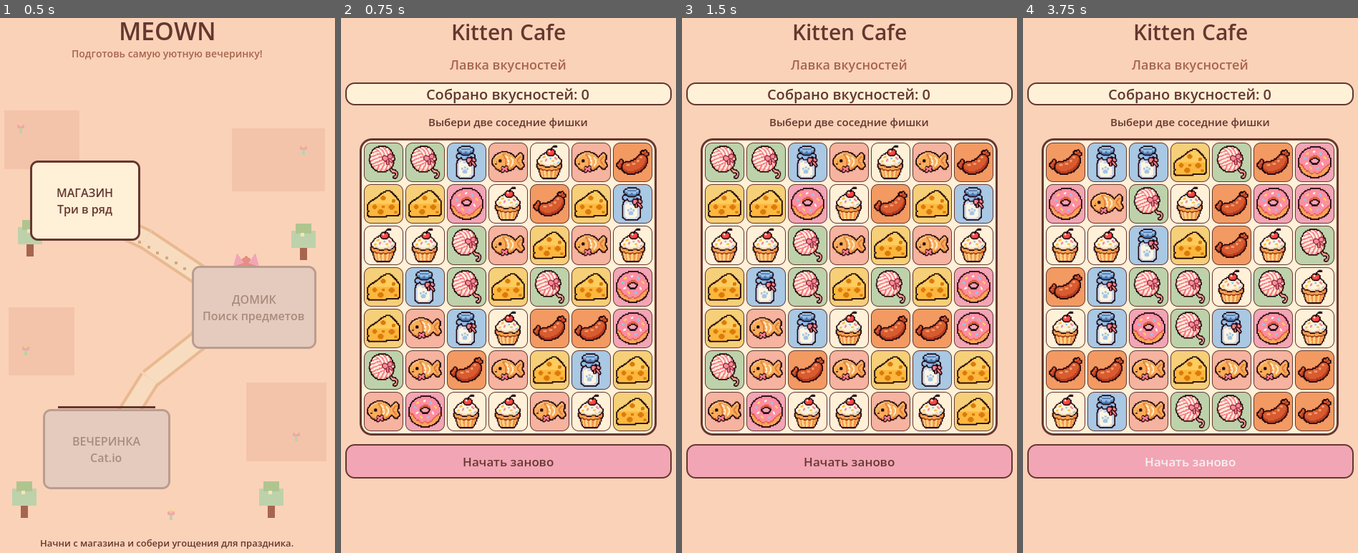
Above: before the commit, frames 1-4 (left to right).
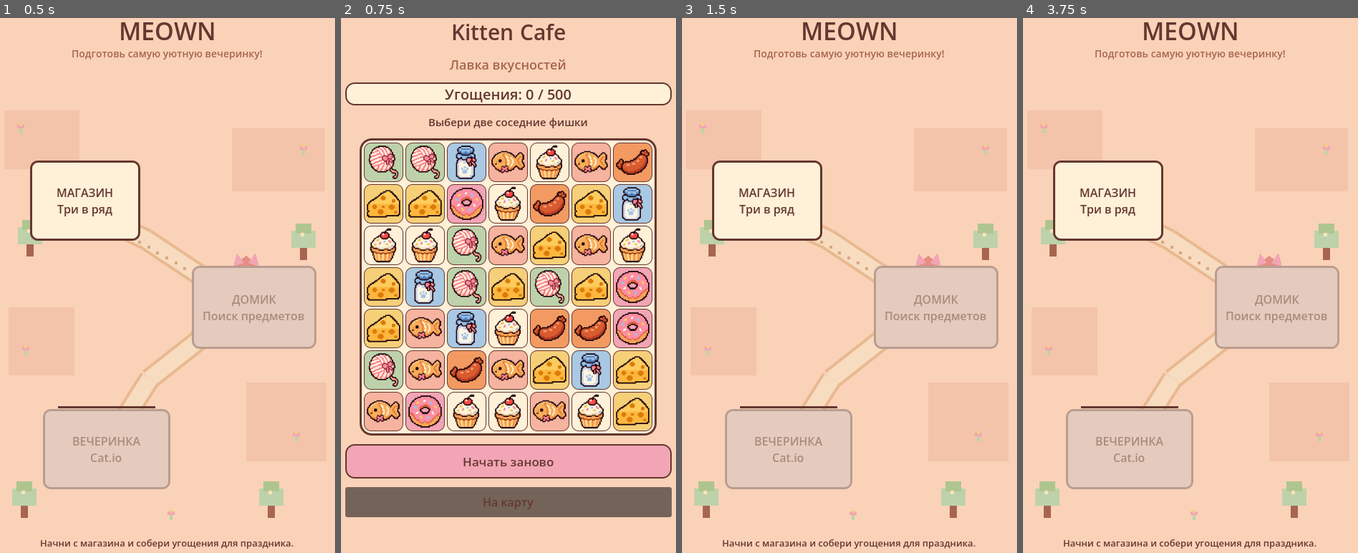
Above: after the commit, the same moments.

Repository: ArinaPig/Meown
Game: Godot game, scene res://scenes/map/WorldMap.tscn
Same seed, same stepped clock (60 frames per second), same inputs: the game is played once before the commit and once after it.
Inputs (mouse positions are in pixels of both pictures, inside the frame that each line leads up to):
- Up to frame 1 (0.5 s): no input
- Up to frame 2 (0.75 s): click "МАГАЗИН Три в ряд" at 0.5 s
- Up to frame 3 (1.5 s): click (849, 499) at 1.25 s, where only the run after the commit has a clickable "На карту"
- Up to frame 4 (3.75 s): click (1190, 462) at 2 s, where only the run before the commit has a clickable "Начать заново"; click (1190, 462) at 2.75 s, where only the run before the commit has a clickable "Начать заново"; click (1190, 462) at 3.5 s, where only the run before the commit has a clickable "Начать заново"

Frame 1 is identical in both runs. In frame 2, 6.0% of the frame differs, in the area x 1-99%, y 13-94%; in frame 3, 60%; in frame 4, 60%, in the area x 1-99%, y 0-100%.

Commit message:
Connect match-three completion to story map

Diff:
--- a/scenes/minigames/match3/Match3.gd
+++ b/scenes/minigames/match3/Match3.gd
@@ -5,6 +5,7 @@
 # Управление: выберите две соседние фишки.
 
 const BOARD_SIZE := 7
+const SHOP_GOAL := 500
 const TILE_TEXTURES: Array[Texture2D] = [
 	preload("res://assets/minigames/match3/fish.png"),
 	preload("res://assets/minigames/match3/milk.png"),
@@ -147,6 +148,14 @@
 	restart.pressed.connect(_new_game)
 	layout.add_child(restart)
 
+	var map_button := Button.new()
+	map_button.text = "На карту"
+	map_button.custom_minimum_size = Vector2(0, 42)
+	map_button.add_theme_font_size_override("font_size", 16)
+	map_button.add_theme_color_override("font_color", CAFE_BROWN)
+	map_button.pressed.connect(_return_to_map)
+	layout.add_child(map_button)
+
 func _new_game() -> void:
 	score = 0
 	selected_cell = Vector2i(-1, -1)
@@ -345,6 +354,14 @@
 		matches = _find_matches()
 
 	_update_score()
+	if score >= SHOP_GOAL and GameState.story_step == GameState.StoryStep.SHOP:
+		GameState.complete_shop()
+		hint_label.text = "Ура! Угощения собраны!"
+		busy = true
+		await get_tree().create_timer(1.0).timeout
+		GameState.return_to_map()
+		return
+
 	hint_label.text = "Отлично! Собирай продукты дальше"
 	busy = false
 
@@ -389,4 +406,8 @@
 			_refresh_tile(Vector2i(x, y))
 
 func _update_score() -> void:
-	score_label.text = "Собрано вкусностей: %d" % score
+	score_label.text = "Угощения: %d / %d" % [score, SHOP_GOAL]
+
+
+func _return_to_map() -> void:
+	GameState.return_to_map()
